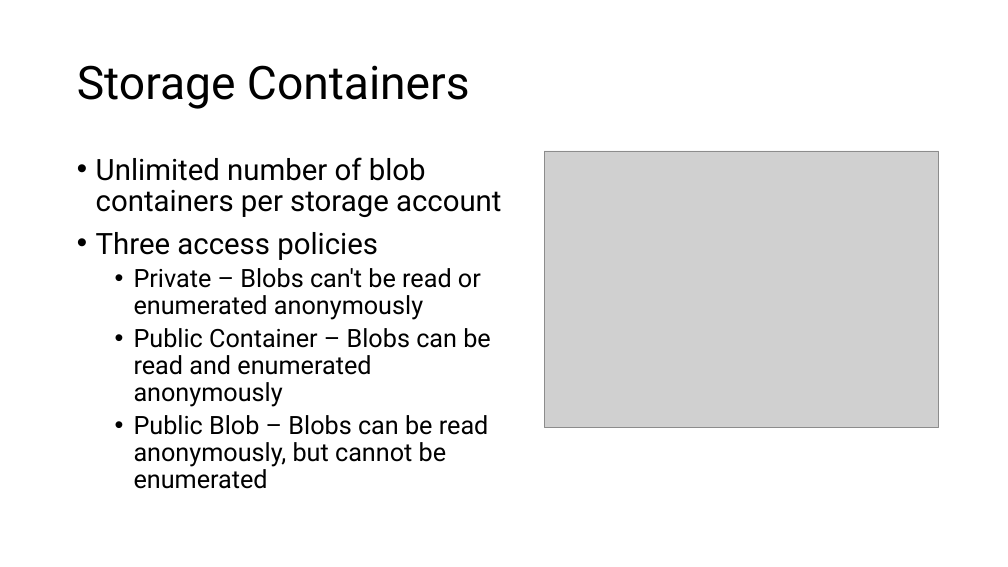
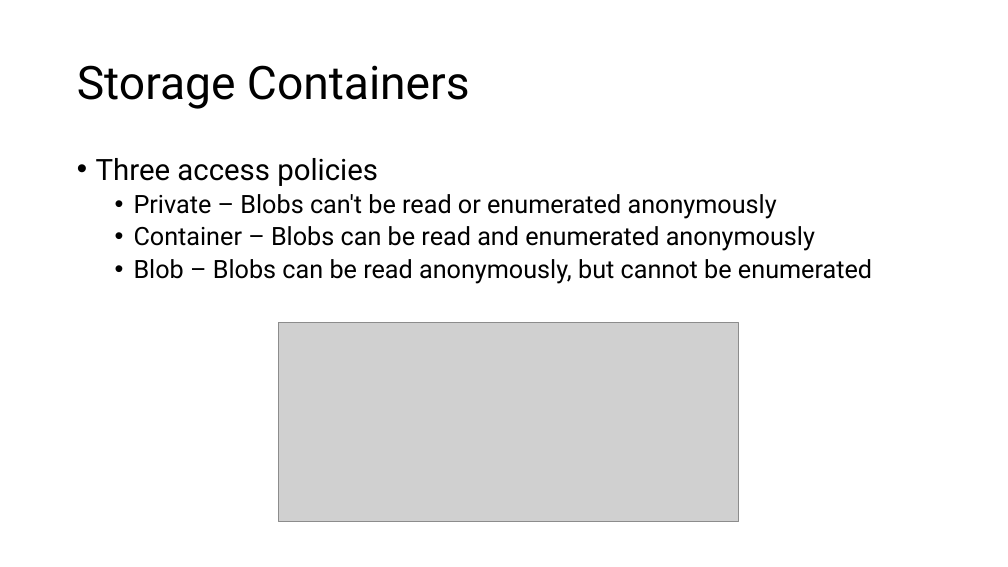
Before and after one commit to microsoft/AcademicContent, a slide deck: slide 8 of Workshop/3. Storage/Azure Storage and Cognitive Services.pptx. Drawn at 1008x567 pixels with LibreOffice and Linux fonts; fonts in the diff are those of the drawing; grey boxes stand for pictures. Boxes give left, top, right and bottom in pixels: in the first picture for what was removed or moved away, otherwise in the second. Text is boxed around its words. In the diff, an @@ line names an element or a change of style, - is before the commit and + after.

Commit message:
Updated Storage module

```diff
--- a/Workshop/3. Storage/Azure Storage and Cognitive Services.pptx
+++ b/Workshop/3. Storage/Azure Storage and Cognitive Services.pptx
@@ text at <box>96,157,501,217</box>: paragraph removed @@
-• Unlimited number of blob containers per storage account
@@ picture removed at <box>544,151,939,428</box> @@
@@ text at <box>134,226,872,284</box>: text changed @@
-  • Public Container – Blobs can be read and enumerated anonymously
-  • Public Blob – Blobs can be read anonymously, but cannot be enumerated
+  • Container – Blobs can be read and enumerated anonymously
+  • Blob – Blobs can be read anonymously, but cannot be enumerated
@@ picture added at <box>278,323,739,523</box> @@
```
Also in this commit, not shown: 5 other slides changed, 5 other files.
